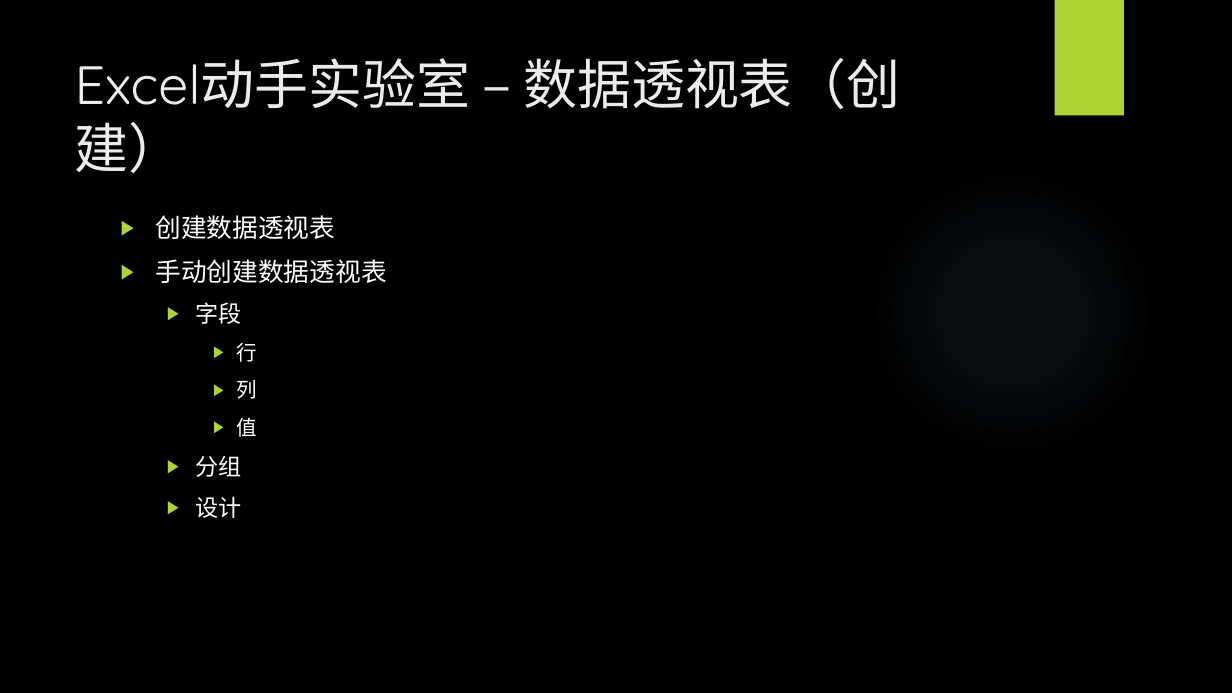
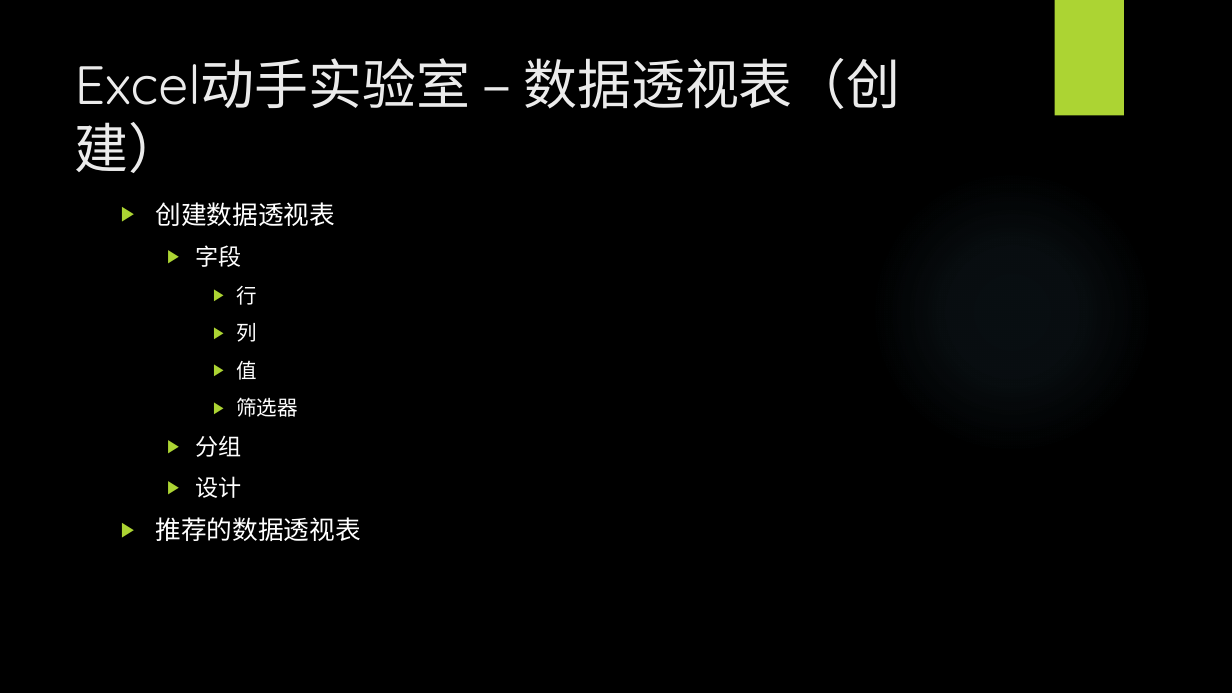
Before and after one commit to BigEgg/OfficeTraining, a slide deck: slide 24 of Excel动手实验室.pptx. Drawn at 1232x693 pixels with LibreOffice and Linux fonts; fonts in the diff are those of the drawing; background and template pictures are left out. Boxes give left, top, right and bottom in pixels: in the first picture for what was removed or moved away, otherwise in the second. Text is boxed around its words. In the diff, an @@ line names an element or a change of style, - is before the commit and + after.

Commit message:
Fix some error on slide 24

```diff
--- a/Excel动手实验室.pptx
+++ b/Excel动手实验室.pptx
@@ text "创建数据透视表": place and size @@
-text "创建数据透视表" at bbox=[155, 215, 386, 518]
+text "创建数据透视表" at bbox=[155, 202, 361, 541]
@@ text at bbox=[155, 259, 386, 283]: paragraph removed @@
-▶ 手动创建数据透视表
@@ text at bbox=[236, 397, 297, 417]: paragraph added @@
+    ▶ 筛选器
@@ text at bbox=[196, 436, 242, 457]: font Quicksand to Noto Sans CJK SC in "分组" @@
@@ text at bbox=[155, 517, 361, 541]: paragraph added @@
+▶ 推荐的数据透视表
```
